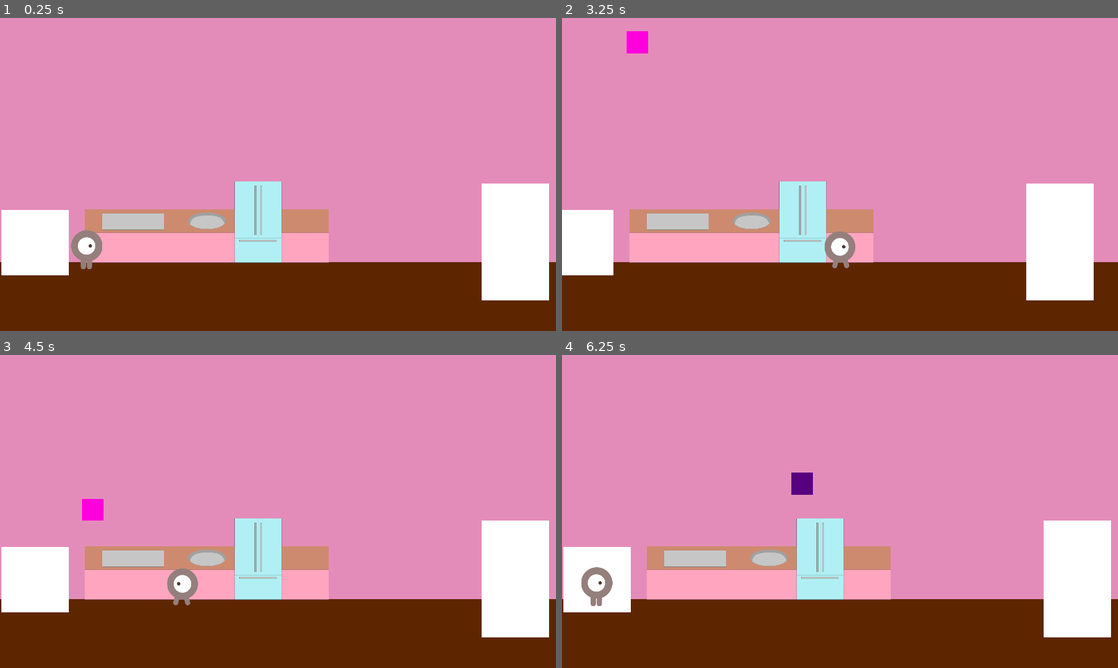
Above: before the commit, frames 1-4 (two rows, left to right).
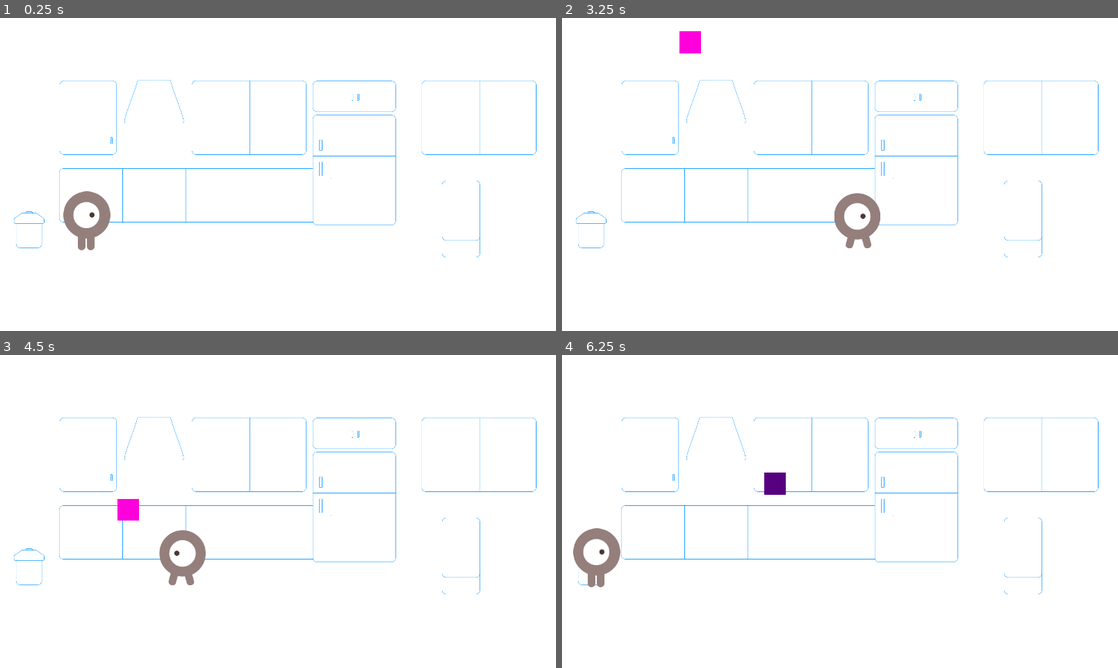
Above: after the commit, the same moments.

Repository: anj0la/BakingFrenzy
Game: Godot game, scene res://scenes/Game.tscn
The game is run twice, just before and just after one commit, with the same random seed, the same clock (stepped at 60 frames per second) and the same inputs. The project has no main scene, so this scene is started directly.
Inputs:
- Up to frame 1 (0.25 s): no input
- Up to frame 2 (3.25 s): tap Enter at 0.5 s; hold Right (move_right) 0.53-1.28 s; hold Left (move_left) 1.28-2.03 s; hold Right (move_right) from 2.03 s (still down)
- Up to frame 3 (4.5 s): release Right (move_right) at 3.53 s; hold Left (move_left) from 3.53 s (still down)
- Up to frame 4 (6.25 s): release Left (move_left) at 5.78 s; hold Right (move_right) from 5.78 s (still down)

The runs differ from the first frame. In frame 1, 93% of the frame differs, in the area x 0-100%, y 0-100%; in frame 2, 93%; in frame 3, 93%; in frame 4, 94%.

Commit message:
Changed Ingredient from CharacterBody2D to StaticBody2D to avoid moving the Player character when colliding with each other.

Diff:
--- a/scenes/Game.tscn
+++ b/scenes/Game.tscn
@@ -3,11 +3,11 @@
 [ext_resource type="Script" path="res://scripts/Game.gd" id="1_6itma"]
 [ext_resource type="PackedScene" uid="uid://6gofu3xm83fx" path="res://scenes/Ingredient.tscn" id="2_8ut5c"]
 [ext_resource type="PackedScene" uid="uid://du048arfkmk7" path="res://scenes/Player.tscn" id="3_5vw5y"]
-[ext_resource type="Texture2D" uid="uid://csxyf3rc8emw1" path="res://art/kitchen_prototype.png" id="5_heqwl"]
+[ext_resource type="Texture2D" uid="uid://cl3afyaiaw7yt" path="res://art/game_background_outline.png" id="3_k6h8b"]
 
 [sub_resource type="Curve2D" id="Curve2D_gi6cn"]
 _data = {
-"points": PackedVector2Array(0, 0, 0, 0, 0, 0, 0, 0, 0, 0, 1920, 0)
+"points": PackedVector2Array(0, 0, 0, 0, 256, 0, 0, 0, 0, 0, 1368, 0)
 }
 point_count = 2
 
@@ -15,42 +15,14 @@
 script = ExtResource("1_6itma")
 ingredient_scene = ExtResource("2_8ut5c")
 
-[node name="WallPlaceholder" type="ColorRect" parent="."]
-offset_right = 2454.0
-offset_bottom = 1080.0
-color = Color(0.89223, 0.550515, 0.725863, 1)
-
-[node name="FloorPlaceholder" type="ColorRect" parent="."]
-offset_top = 843.0
-offset_right = 2454.0
-offset_bottom = 1080.0
-color = Color(0.369368, 0.148619, 0, 1)
-
-[node name="OvenPlaceholder" type="ColorRect" parent="."]
-offset_left = 4.0
-offset_top = 663.0
-offset_right = 238.0
-offset_bottom = 887.0
-
-[node name="SaleCounterPlaceholder" type="ColorRect" parent="."]
-offset_left = 1663.0
-offset_top = 572.0
-offset_right = 1897.0
-offset_bottom = 975.0
-
-[node name="KitchenCounter" type="Sprite2D" parent="."]
-position = Vector2(714, 704)
-texture = ExtResource("5_heqwl")
+[node name="Sprite2D" type="Sprite2D" parent="."]
+position = Vector2(960, 540)
+texture = ExtResource("3_k6h8b")
 
 [node name="Player" parent="." instance=ExtResource("3_5vw5y")]
 
-[node name="FollowPlayer" type="Camera2D" parent="Player"]
-limit_left = 0
-limit_top = 0
-limit_bottom = 1080
-
 [node name="StartPosition" type="Marker2D" parent="."]
-position = Vector2(300, 800)
+position = Vector2(300, 700)
 
 [node name="IngredientTimer" type="Timer" parent="."]
 wait_time = 2.0
@@ -59,6 +31,7 @@
 curve = SubResource("Curve2D_gi6cn")
 
 [node name="IngredientSpawnLocation" type="PathFollow2D" parent="IngredientPath"]
+position = Vector2(256, 0)
 
 [node name="StartTimer" type="Timer" parent="."]
 one_shot = true
--- a/scenes/Ingredient.tscn
+++ b/scenes/Ingredient.tscn
@@ -6,7 +6,7 @@
 [sub_resource type="RectangleShape2D" id="RectangleShape2D_5q3xf"]
 size = Vector2(76, 74)
 
-[node name="Ingredient" type="CharacterBody2D"]
+[node name="Ingredient" type="StaticBody2D"]
 position = Vector2(500, -50)
 collision_layer = 8
 collision_mask = 6
--- a/scenes/Player.tscn
+++ b/scenes/Player.tscn
@@ -23,10 +23,11 @@
 height = 136.0
 
 [sub_resource type="CapsuleShape2D" id="CapsuleShape2D_sq8fm"]
-radius = 58.0
-height = 154.0
+radius = 62.6667
+height = 150.667
 
 [node name="Player" type="CharacterBody2D"]
+scale = Vector2(1.5, 1.5)
 collision_layer = 4
 collision_mask = 11
 script = ExtResource("1_04t02")
--- a/scripts/Ingredient.gd
+++ b/scripts/Ingredient.gd
@@ -1,4 +1,4 @@
-extends CharacterBody2D
+extends StaticBody2D
 
 """
 An ingredient represents an object a player can collide with.
@@ -14,9 +14,7 @@
 @export var speed = 6.0
 
 func _physics_process(_delta):
-	var collision = move_and_collide(Vector2(0, speed))
-	if collision:
-		pass
+	move_and_collide(Vector2(0, speed))
 		# print("I collided with ", collision.get_collider().name)
 		#await get_tree().create_timer(0.2).timeout
 		#queue_free()
Binary file added: art/game_background_outline.png
Not shown, added: art/game_background_outline.png.import
Binary file added: art/kitchen_wireframe.png
Not shown, added: art/kitchen_wireframe.png.import
Binary file added: art/kitchen_wireframe_2.png
Not shown, added: art/kitchen_wireframe_2.png.import
